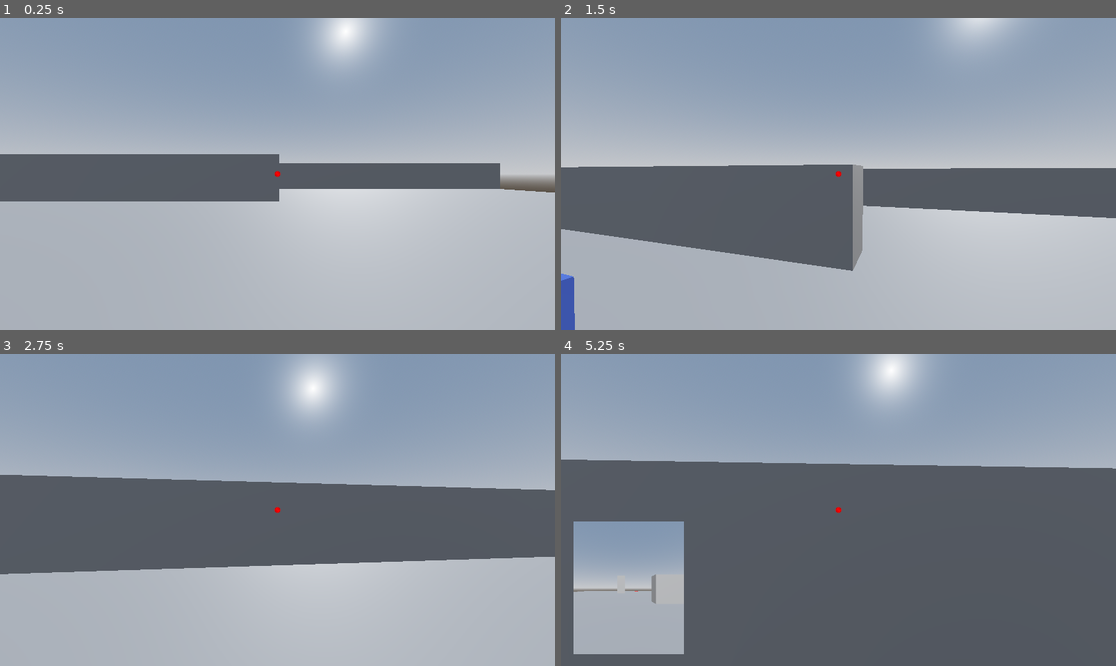
Above: before the commit, frames 1-4 (two rows, left to right).
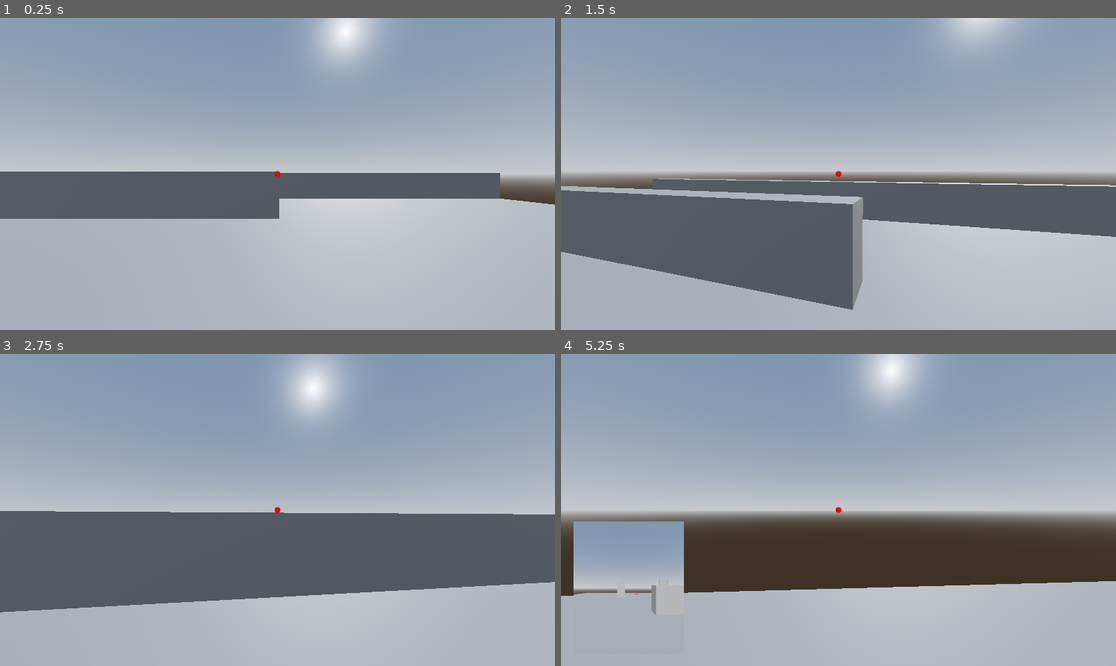
Above: after the commit, the same moments.

Repository: AntoninHUDRY/Q_panic
Game: Godot game, scene res://CameraTest.tscn
Two runs of this game, one before a commit and one after it. Both use one fixed random seed, a clock stepped at 60 frames per second and the inputs below.
Inputs (mouse positions are in pixels of both pictures, inside the frame that each line leads up to):
- Up to frame 1 (0.25 s): no input
- Up to frame 2 (1.5 s): move the mouse to (866, 174) at 0.52 s; hold W (up) from 0.53 s (still down); tap C (clear_minicam) at 0.6 s; click (866, 174) at 0.67 s; tap Space (jump) at 0.77 s; move the mouse to (810, 174) at 1.27 s; tap Ctrl (crouch) at 1.35 s
- Up to frame 3 (2.75 s): keep holding W (up); tap Space (jump) at 1.52 s; move the mouse to (288, 503) at 2.02 s; hold F (hold) from 2.03 s (still down)
- Up to frame 4 (5.25 s): keep holding W (up); move the mouse to (832, 516) at 2.77 s; release F (hold) at 2.78 s; tap E (interact) at 2.85 s; click (832, 516) at 2.92 s; tap Space (jump) at 3.02, 3.77, 4.52 s; move the mouse to (877, 513) at 3.52 s; hold G (release) 3.53-4.28 s; tap Enter at 4.25 s; move the mouse to (794, 506) at 4.27 s; right-click (794, 506) at 4.35 s; move the mouse to (844, 510) at 5.02 s; tap Shift (sprint) at 5.1 s; click (844, 510) at 5.17 s

The runs differ from the first frame. In frame 1, 8.4% of the frame differs, in the area x 0-100%, y 43-65%; in frame 2, 14%; in frame 3, 20%; in frame 4, 55%, in the area x 0-100%, y 33-100%.

Commit message:
Move player camera up a bit

Diff:
--- a/Player.tscn
+++ b/Player.tscn
@@ -47,6 +47,7 @@
 target_position = Vector3(0, 1, 0)
 
 [node name="MainCamera" type="Camera3D" parent="." node_paths=PackedStringArray("player")]
+transform = Transform3D(1, 0, 0, 0, 1, 0, 0, 0, 1, 0, 0.688249, 0)
 script = ExtResource("2_gul1d")
 player = NodePath("..")
 
Not shown: 1 places in Player.tscn that only renumber resources
